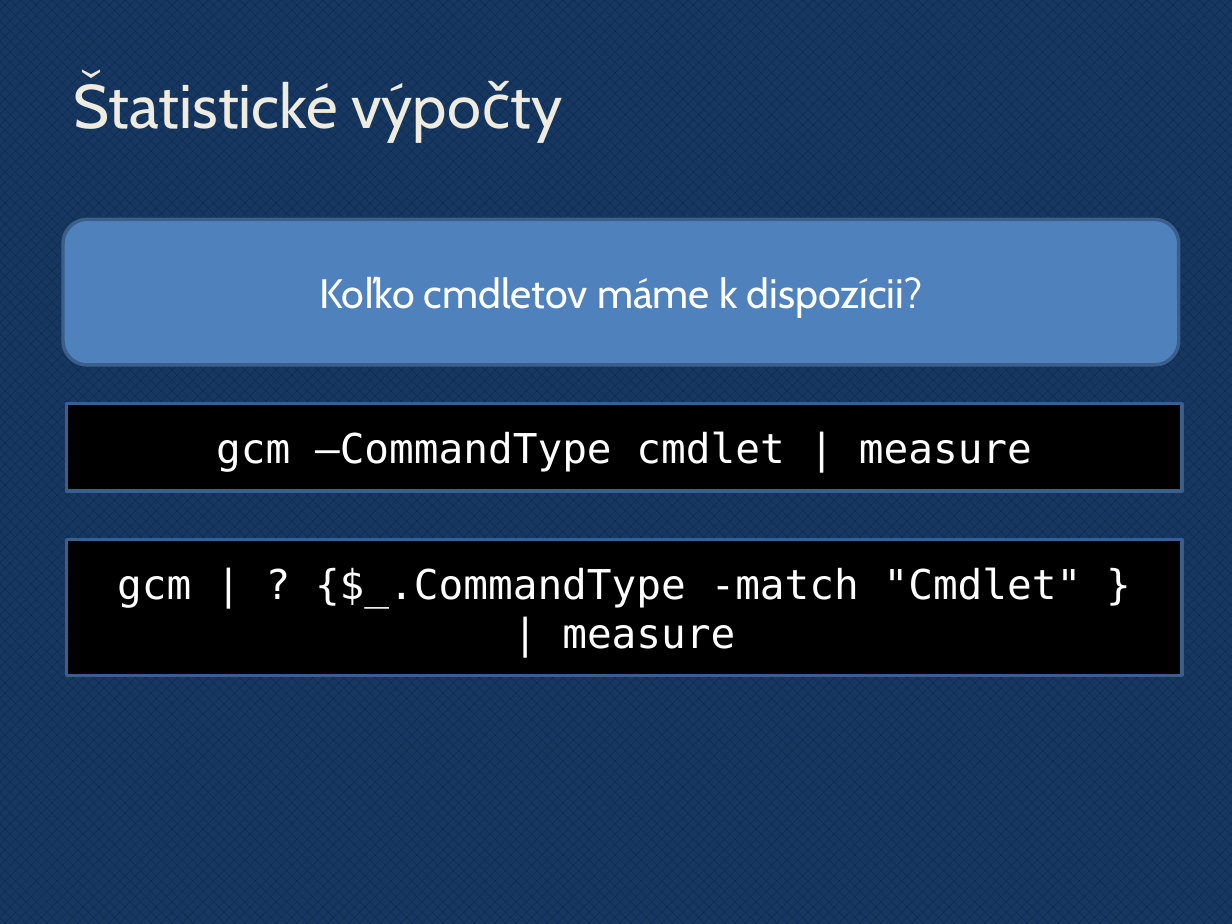
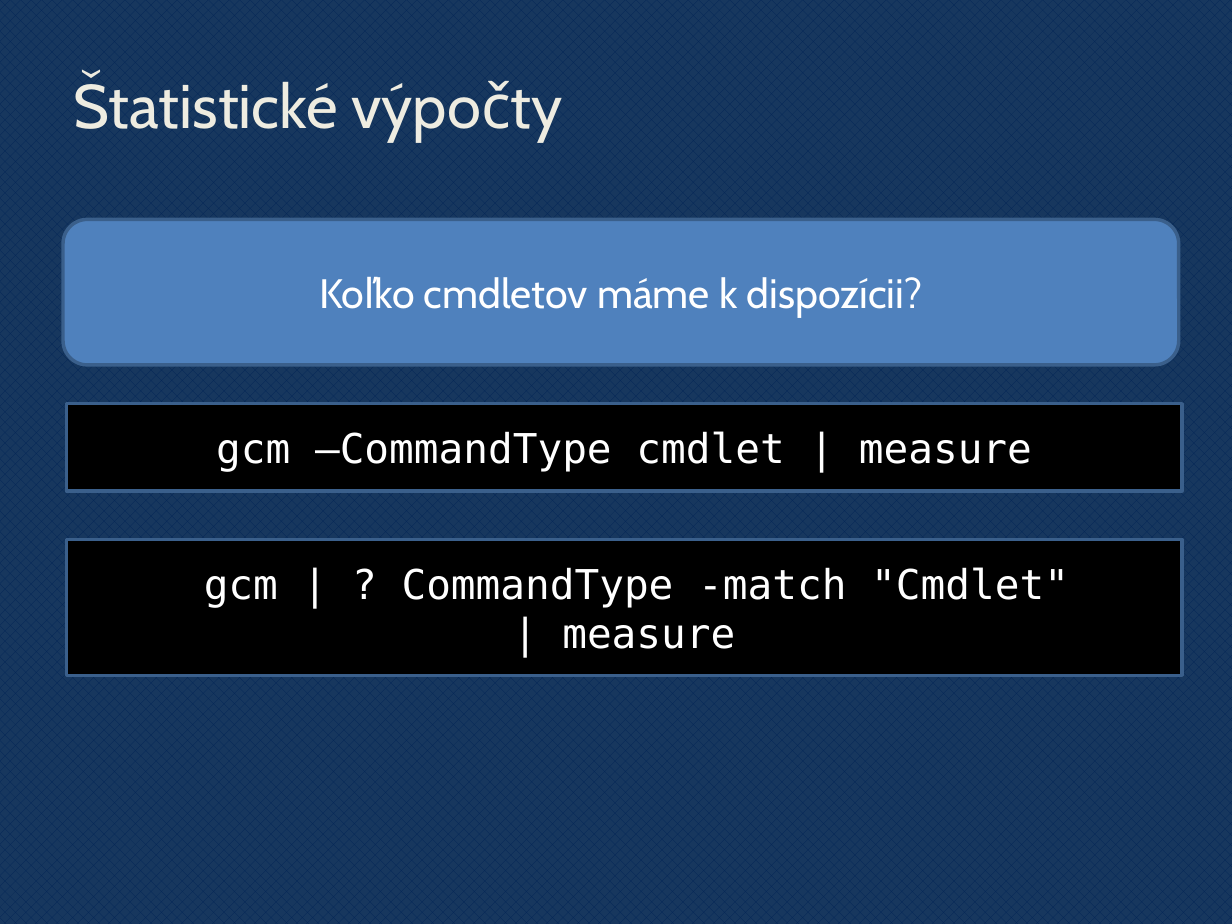
Before and after one commit to novotnyr/powershell-cvicebnica, a slide deck: slide 53 of slides/powershell.pptx. Drawn at 1232x924 pixels with LibreOffice and Linux fonts; fonts in the diff are those of the drawing; background and template pictures are left out. Boxes give left, top, right and bottom in pixels: in the first picture for what was removed or moved away, otherwise in the second. Text is boxed around its words. In the diff, an @@ line names an element or a change of style, - is before the commit and + after.

```diff
--- a/slides/powershell.pptx
+++ b/slides/powershell.pptx
@@ text in rectangle at (204,567,1069,608): text changed @@
-gcm | ? {$_.CommandType -match "Cmdlet" }
+gcm | ? CommandType -match "Cmdlet"
```
Also in this commit, not shown: 19 other slides changed, 2 slides added, 1 slide removed, 1 other file.
